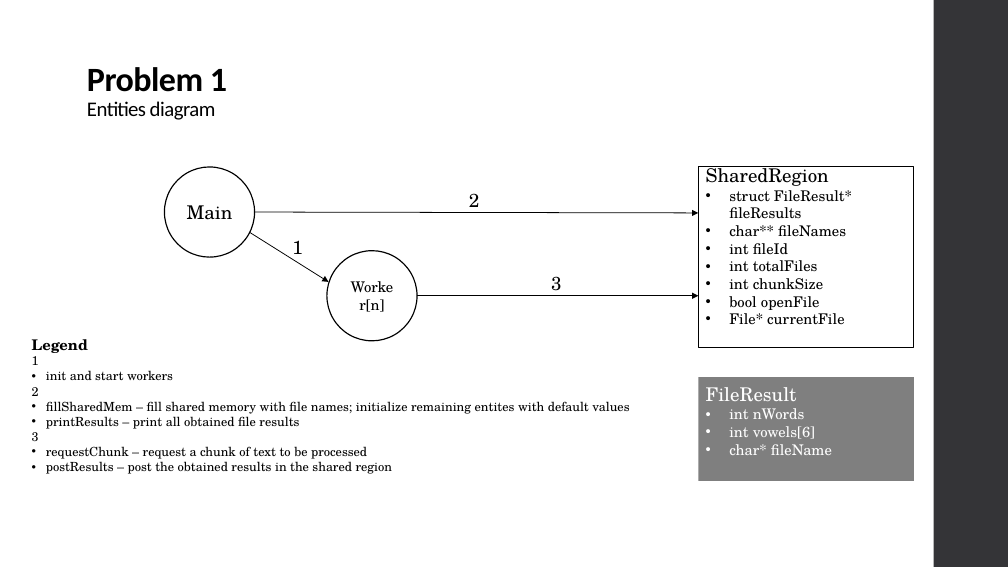
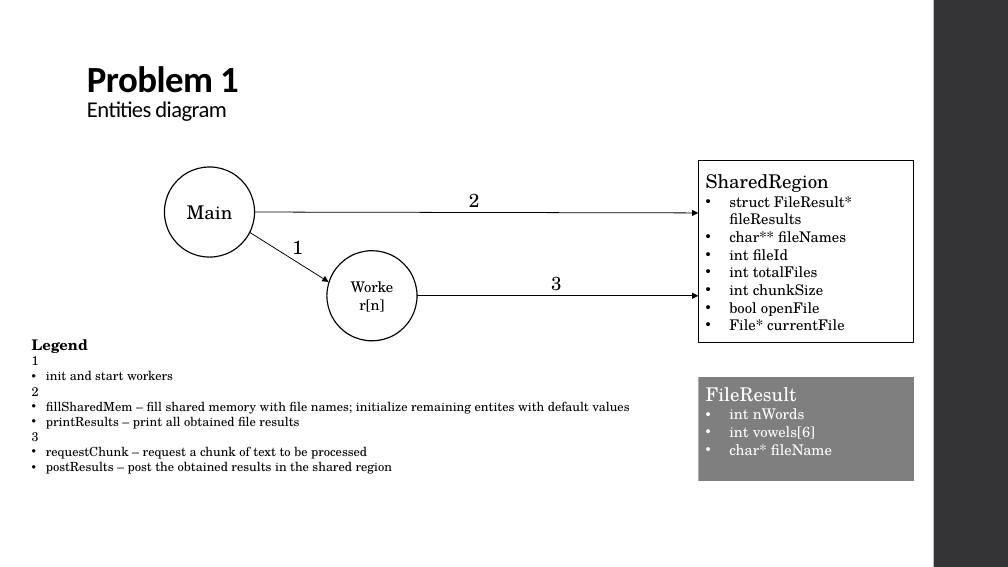
Before and after one commit to xL1fer/CLE_2022_2023, a slide deck: slide 2 of CLE1_T3G5/present.pptx. Drawn at 1008x567 pixels with LibreOffice and Linux fonts; fonts in the diff are those of the drawing. Boxes give left, top, right and bottom in pixels: in the first picture for what was removed or moved away, otherwise in the second. Text is boxed around its words. In the diff, an @@ line names an element or a change of style, - is before the commit and + after.

```diff
--- a/CLE1_T3G5/present.pptx
+++ b/CLE1_T3G5/present.pptx
@@ text "Problem 1 Entities diagram" at bbox=[87, 66, 239, 121]: size 32.4 to 35.1 pt in "Problem 1"; size 19.8 to 21.4 pt in "Entities diagram"; line spacing 0.9 to 0.8 @@
@@ rectangle "SharedRegion": place and size @@
-rectangle "SharedRegion" at bbox=[699, 166, 914, 347]
+rectangle "SharedRegion" at bbox=[699, 161, 914, 343]
```
Also in this commit, not shown: 3 other slides changed.
